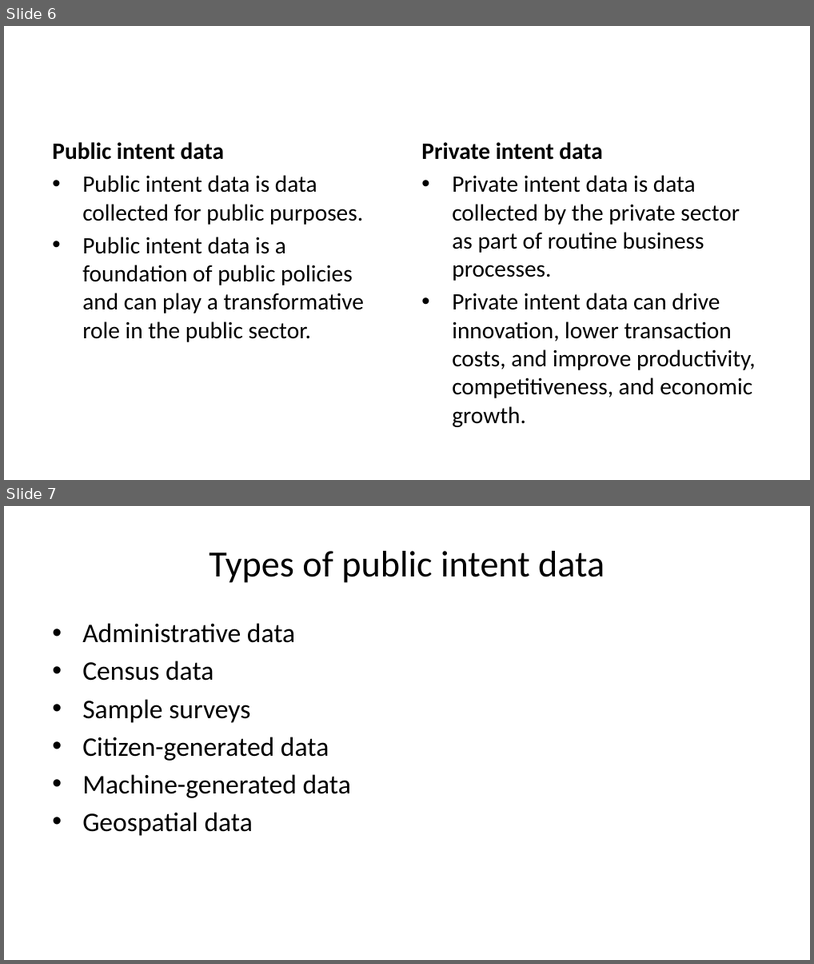
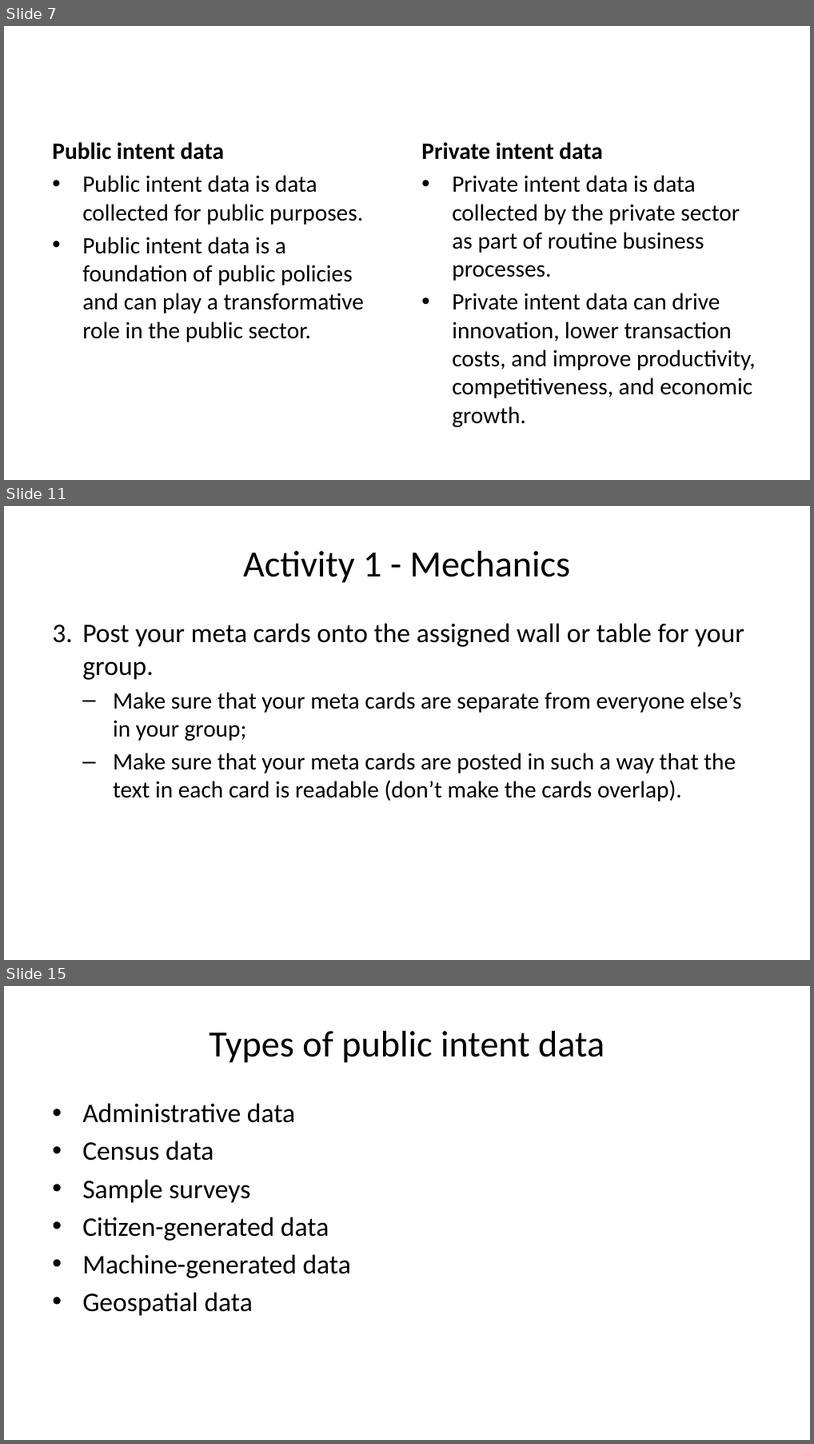
Before and after one commit to tamanh-oxford/capacity-development, a slide deck: data-frameworks/01-global-landscape.pptx. Shown one above the other, each under a label of ours: slides 6 and 7 before the commit, slides 7, 11 and 15 after it; the slides between them are not shown. The pictures are 814x964 and 814x1444 pixels, drawn with LibreOffice and Linux fonts; fonts in the diff are those of the drawing. Boxes give left, top, right and bottom in pixels: in the first picture for what was removed or moved away, otherwise in the second. Text is boxed around its words. In the diff, an @@ line names an element or a change of style, - is before the commit and + after.

```diff
--- a/data-frameworks/01-global-landscape.pptx
+++ b/data-frameworks/01-global-landscape.pptx
@@ slide 11 added at (4,506,810,960), background #FFFFFF @@
@@ title added at (243,551,571,583), 33 pt, text #000000 @@
+Activity 1 - Mechanics
@@ text added at (82,623,745,801), 21 pt, text #000000 @@
+3. Post your meta cards onto the assigned wall or table for your group.
+  – Make sure that your meta cards are separate from everyone else’s in your group;
+  – Make sure that your meta cards are posted in such a way that the text in each card is readable (don’t make the cards overlap).
@@ what was slide 6 is now slide 7 @@
@@ what was slide 7 is now slide 15 @@
```
Also in this commit, not shown: 3 slides changed, 8 other slides added, 28 other files.
